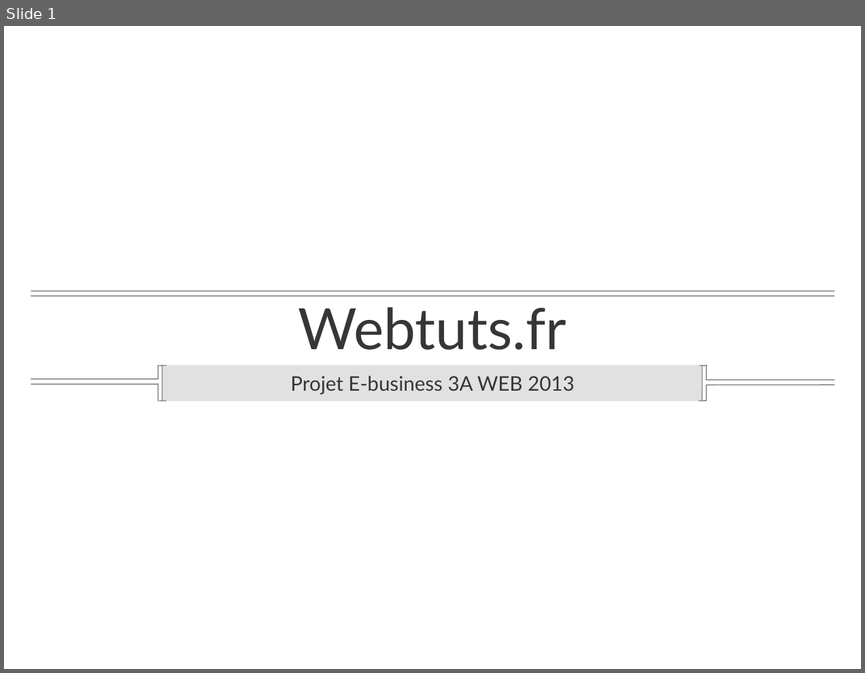
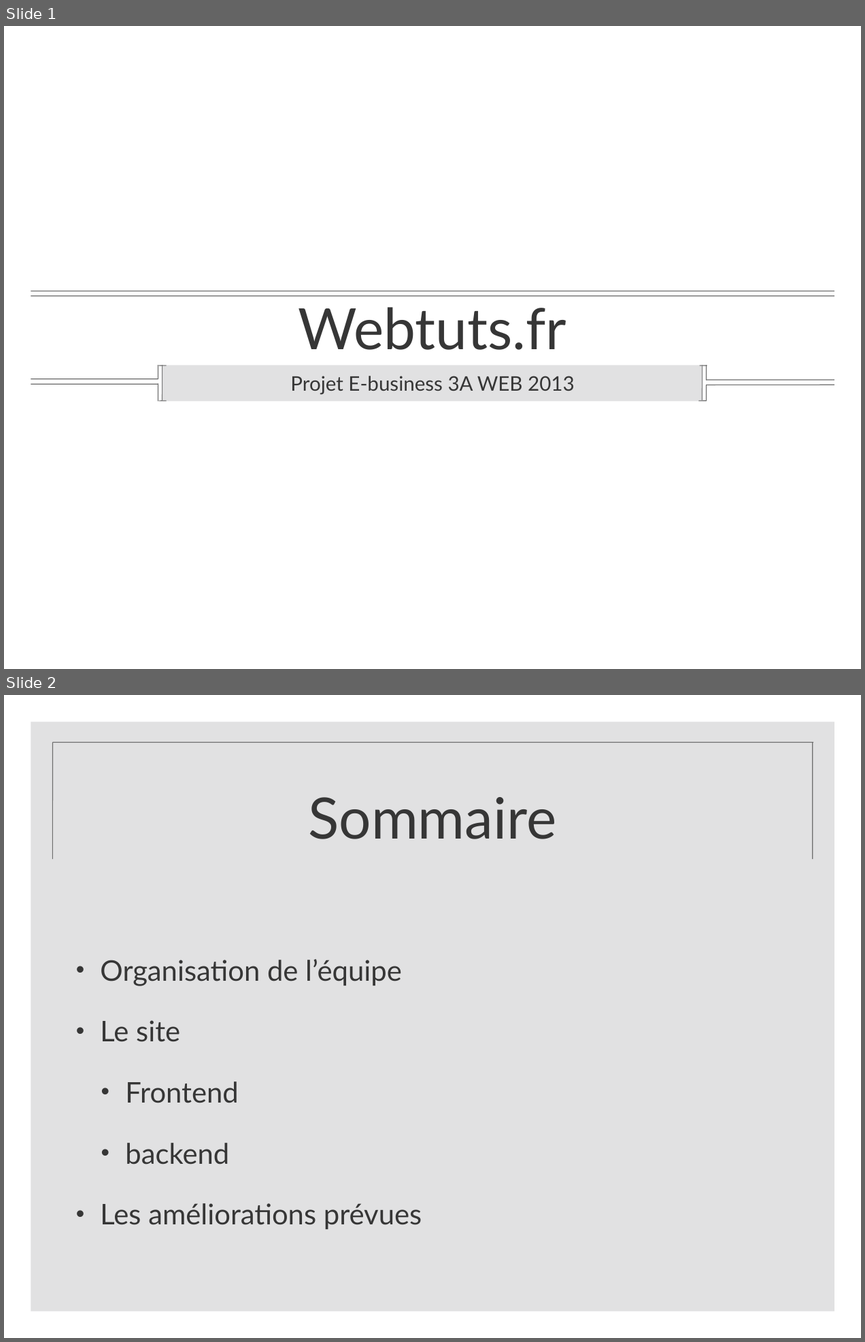
Before and after one commit to fitzlucassen/Webtuts.fr, a slide deck: documents/blog.ppt. Shown one above the other, each under a label of ours: slide 1 before the commit, slides 1 and 2 after it. The pictures are 865x673 and 865x1342 pixels, drawn with LibreOffice and Linux fonts; fonts in the diff are those of the drawing; background and template pictures are left out. Boxes give left, top, right and bottom in pixels: in the first picture for what was removed or moved away, otherwise in the second. Text is boxed around its words. In the diff, an @@ line names an element or a change of style, - is before the commit and + after.

```diff
--- a/documents/blog.ppt
+++ b/documents/blog.ppt
@@ slide 2 added at (4, 695, 861, 1338), background picture (left out) @@
@@ rectangle added at (31, 722, 834, 1311), fill #B5B5B7 at 40% opacity @@
@@ line added from (53, 859) to (53, 742), #6D6D6D 0.99 pt @@
@@ line added from (813, 742) to (53, 742), #6D6D6D 0.99 pt @@
@@ line added from (813, 859) to (813, 742), #6D6D6D 0.99 pt @@
@@ title added at (309, 797, 557, 839), 68 pt, text #363636 @@
+Sommaire
@@ text added at (100, 959, 422, 1229), 34 pt, text #363636 @@
+• Organisation de l’équipe
+• Le site
+  • Frontend
+  • backend
+• Les améliorations prévues
```
Also in this commit, not shown: 3 slides changed, 5 other slides added, 4 slides removed, 3 other files.
